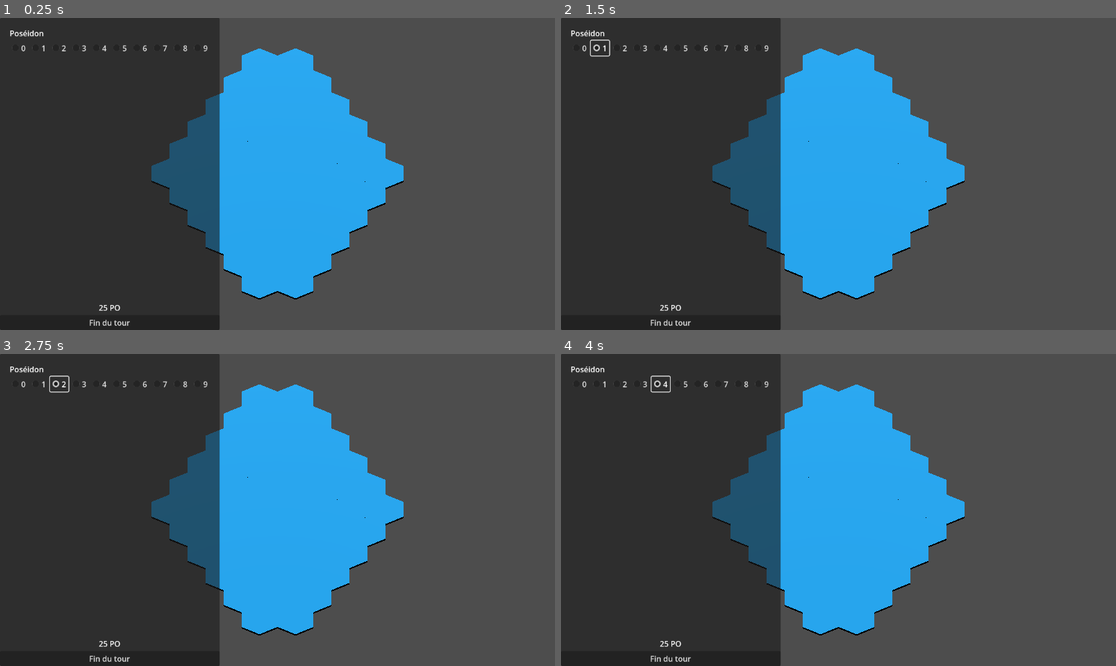
Above: before the commit, frames 1-4 (two rows, left to right).
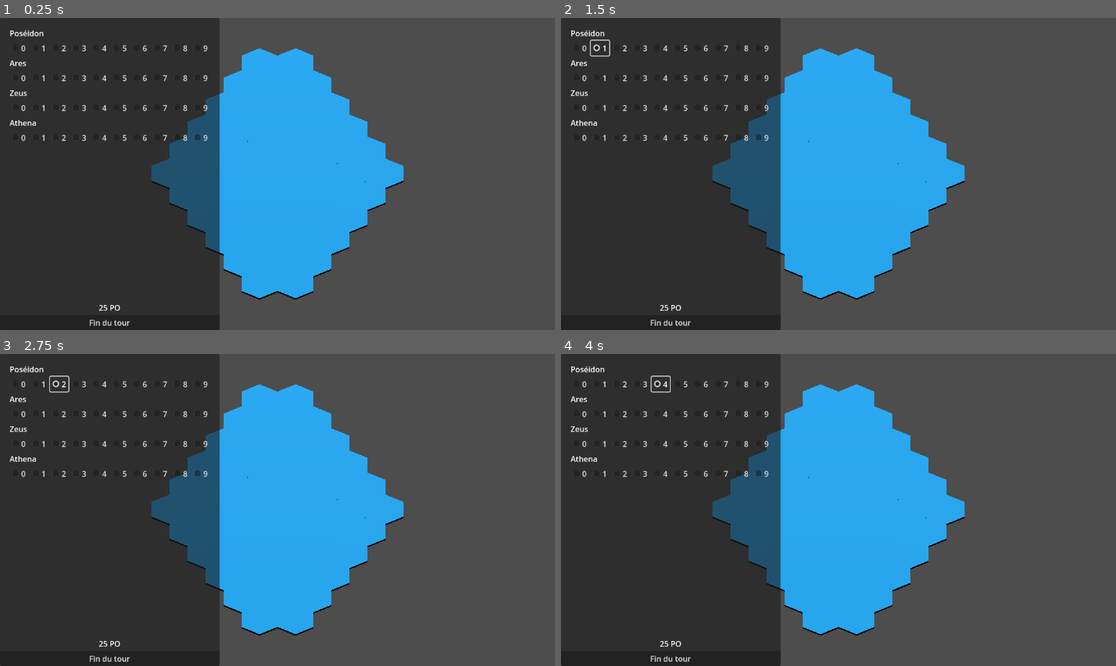
Above: after the commit, the same moments.

Repository: bemug/open-cyclades
Game: Godot game, scene res://entities/maps/test.tscn
Same seed, same stepped clock (60 frames per second), same inputs: the game is played once before the commit and once after it.
Inputs:
- Up to frame 1 (0.25 s): no input
- Up to frame 2 (1.5 s): click "0" at 0.5 s; click "1" at 1.25 s
- Up to frame 3 (2.75 s): click "2" at 2 s
- Up to frame 4 (4 s): click "3" at 2.75 s; click "4" at 3.5 s

The runs differ from the first frame. In frame 1, 0.4% of the frame differs, in the area x 1-38%, y 13-40%; in frame 2, 0.4%; in frame 3, 0.4%; in frame 4, 0.4%.

Commit message:
Factorize gods

Diff:
--- a/entities/maps/test.tscn
+++ b/entities/maps/test.tscn
@@ -1,7 +1,7 @@
 [gd_scene load_steps=3 format=3 uid="uid://dh8ua3r0srcsj"]
 
 [ext_resource type="PackedScene" uid="uid://fsv2txaxkuub" path="res://entities/hexgrid/hexgrid.tscn" id="1_qpkwb"]
-[ext_resource type="ButtonGroup" uid="uid://ddkb0lvan40id" path="res://entities/ui/gods/gods_button_group.tres" id="2_akt41"]
+[ext_resource type="PackedScene" uid="uid://be5tcn58e8101" path="res://entities/ui/god/god.tscn" id="2_7bifm"]
 
 [node name="Test" type="Node3D"]
 
@@ -16,29 +16,26 @@
 [node name="DirectionalLight3D" type="DirectionalLight3D" parent="."]
 transform = Transform3D(1, 0, 0, 0, -4.37114e-08, 1, 0, -1, -4.37114e-08, 0, 4.49736, 0)
 
-[node name="UI" type="PanelContainer" parent="."]
+[node name="SidePanel" type="PanelContainer" parent="."]
 anchors_preset = 9
 anchor_bottom = 1.0
 offset_right = 350.0
 grow_vertical = 2
 
-[node name="MarginContainer" type="MarginContainer" parent="UI"]
+[node name="MarginContainer" type="MarginContainer" parent="SidePanel"]
 layout_mode = 2
 theme_override_constants/margin_left = 20
 theme_override_constants/margin_top = 20
 theme_override_constants/margin_right = 20
 theme_override_constants/margin_bottom = 20
 
-[node name="GodsTrack" type="VBoxContainer" parent="UI/MarginContainer"]
+[node name="GodsTrack" type="VBoxContainer" parent="SidePanel/MarginContainer"]
 layout_mode = 2
 
-[node name="GodContainer" type="VBoxContainer" parent="UI/MarginContainer/GodsTrack"]
+[node name="Poseidon" parent="SidePanel/MarginContainer/GodsTrack" instance=ExtResource("2_7bifm")]
 layout_mode = 2
-size_flags_horizontal = 0
-
-[node name="Name" type="Label" parent="UI/MarginContainer/GodsTrack/GodContainer"]
-layout_mode = 2
-tooltip_text = "Poséidon offre une flotte gratuite.
+god_name = "Poséidon"
+god_tooltip = "Poséidon offre une flotte gratuite.
 -Il est possible d’acheter des flottes supplémentaires comme suit :
 • La deuxième flotte coûte 1 PO
 • La troisième 2 PO
@@ -50,74 +47,66 @@
 Déplacer ses flottes
 Pour 1 PO, le joueur peut déplacer des flottes se trouvant dans la même case de mer et les faire avancer de 3 cases au maximum. Il peut intégrer ou abandonner des flottes au cours de ce déplacement.
 Si des flottes pénètrent dans une case occupée par des flottes adverses, leur mouvement est terminé et une bataille navale s’engage immédiatement."
-mouse_filter = 0
-mouse_default_cursor_shape = 16
-text = "Poséidon"
 
-[node name="Offerings" type="HBoxContainer" parent="UI/MarginContainer/GodsTrack/GodContainer"]
+[node name="Ares" parent="SidePanel/MarginContainer/GodsTrack" instance=ExtResource("2_7bifm")]
 layout_mode = 2
+god_name = "Ares"
+god_tooltip = "Recruter des troupes
+Arès offre une troupe gratuite.
+Il est possible d’acheter des troupes supplémen taires comme suit :
+• La deuxième troupe coûte 2 PO
+• La troisième 3 PO
+• La quatrième 4 PO.
+On ne peut pas acheter ainsi plus de 3 troupes supplémentaires dans le même tour.
+Chaque joueur ne peut pas posséder plus de 8 troupes.
+Les troupes doivent être placées sur des îles contrôlées par le joueur.
 
-[node name="CheckBox0" type="CheckBox" parent="UI/MarginContainer/GodsTrack/GodContainer/Offerings"]
+Déplacer ses troupes
+Pour 1 PO, le joueur peut déplacer tout ou partie des troupes se trouvant sur une île vers une autre île reliée par une chaîne de bateaux à sa couleur.
+• S’il débarque sur une île où sont présentes des troupes adverses, un combat s’engage immédiatement.
+• S’il débarque sur une île ne contenant aucune troupe, il s’en empare sans combat, même si cette île possède une Forteresse.
+• Si ses troupes quittent complètement l’île de départ, il doit y placer un marqueur de territoire. Cette île lui appartient tant qu’aucun adversaire n’y débarque. (Une île possédée par un joueur ne redevient donc jamais neutre).
+Dernière île : il est interdit d’attaquer la dernière île d’un joueur sauf si l’attaquant prouve qu’il peut gagner la partie en réussissant la conquête de cette île.
+Si, par exemple, le joueur qui a choisi Arès possède déjà une Métropole, il a le droit d’attaquer la dernière île d’un joueur si cette dernière contient une Métropole : en cas d’invasion réussie, il remporte la partie."
+
+[node name="Zeus" parent="SidePanel/MarginContainer/GodsTrack" instance=ExtResource("2_7bifm")]
 layout_mode = 2
-button_group = ExtResource("2_akt41")
-text = "0"
+god_name = "Zeus"
+god_tooltip = "Recruter des Prêtres
+Zeus offre un Prêtre gratuit.
+Il est possible d’obtenir un unique Prêtre supplémentaire, pour 4 PO.
+Les Prêtres doivent être placés devant le paravent à la vue de tous.
 
-[node name="CheckBox1" type="CheckBox" parent="UI/MarginContainer/GodsTrack/GodContainer/Offerings"]
+Effet des Prêtres :
+Chaque Prêtre diminue de 1 PO l’offrande à payer au début de chaque cycle.
+Quel que soit le nombre de Prêtres possédés, un joueur doit obligatoirement payer au moins 1 PO pour son offrande (seul l’accès à Apollon est complètement gratuit).
+
+Changer les créatures.
+Pour 1 PO, le joueur peut défausser une carte créature disponible et la remplacer par la première carte de la pioche.
+Cette action peut servir à éliminer une Créature dangereuse à moindre prix ou encore à « chercher » une Créature précise dont le joueur peut avoir besoin."
+
+[node name="Athena" parent="SidePanel/MarginContainer/GodsTrack" instance=ExtResource("2_7bifm")]
 layout_mode = 2
-button_group = ExtResource("2_akt41")
-text = "1"
+god_name = "Athena"
+god_tooltip = "Recruter des Philosophes
+Athéna offre un Philosophe gratuit.
+Il est possible d’obtenir un unique Philosophe complémentaire pour 4 PO.
+Les Philosophes doivent être placés devant le paravent à la vue de tous.
 
-[node name="CheckBox2" type="CheckBox" parent="UI/MarginContainer/GodsTrack/GodContainer/Offerings"]
-layout_mode = 2
-button_group = ExtResource("2_akt41")
-text = "2"
+Effet des Philosophes :
+Dès qu’un joueur obtient un 4ème Philosophe, il doit immédiatement les défausser pour créer une Métropole (voir plus bas)."
 
-[node name="CheckBox3" type="CheckBox" parent="UI/MarginContainer/GodsTrack/GodContainer/Offerings"]
-layout_mode = 2
-button_group = ExtResource("2_akt41")
-text = "3"
-
-[node name="CheckBox4" type="CheckBox" parent="UI/MarginContainer/GodsTrack/GodContainer/Offerings"]
-layout_mode = 2
-button_group = ExtResource("2_akt41")
-text = "4"
-
-[node name="CheckBox5" type="CheckBox" parent="UI/MarginContainer/GodsTrack/GodContainer/Offerings"]
-layout_mode = 2
-button_group = ExtResource("2_akt41")
-text = "5"
-
-[node name="CheckBox6" type="CheckBox" parent="UI/MarginContainer/GodsTrack/GodContainer/Offerings"]
-layout_mode = 2
-button_group = ExtResource("2_akt41")
-text = "6"
-
-[node name="CheckBox7" type="CheckBox" parent="UI/MarginContainer/GodsTrack/GodContainer/Offerings"]
-layout_mode = 2
-button_group = ExtResource("2_akt41")
-text = "7"
-
-[node name="CheckBox8" type="CheckBox" parent="UI/MarginContainer/GodsTrack/GodContainer/Offerings"]
-layout_mode = 2
-button_group = ExtResource("2_akt41")
-text = "8"
-
-[node name="CheckBox9" type="CheckBox" parent="UI/MarginContainer/GodsTrack/GodContainer/Offerings"]
-layout_mode = 2
-button_group = ExtResource("2_akt41")
-text = "9"
-
-[node name="Commands" type="VBoxContainer" parent="UI"]
+[node name="Commands" type="VBoxContainer" parent="SidePanel"]
 layout_mode = 2
 size_flags_vertical = 8
 
-[node name="Gold" type="Label" parent="UI/Commands"]
+[node name="Gold" type="Label" parent="SidePanel/Commands"]
 layout_mode = 2
 size_flags_horizontal = 4
 text = "25 PO"
 horizontal_alignment = 1
 
-[node name="EndTurnButton" type="Button" parent="UI/Commands"]
+[node name="EndTurnButton" type="Button" parent="SidePanel/Commands"]
 layout_mode = 2
 size_flags_vertical = 8
 text = "Fin du tour"
--- /dev/null
+++ b/entities/ui/god/god.gd
@@ -0,0 +1,8 @@
+extends VBoxContainer
+
+@export var god_name : String
+@export_multiline var god_tooltip : String
+
+func _ready() -> void:
+	$Name.text = god_name
+	$Name.tooltip_text = god_tooltip
--- /dev/null
+++ b/entities/ui/god/god.tscn
@@ -0,0 +1,66 @@
+[gd_scene load_steps=3 format=3 uid="uid://be5tcn58e8101"]
+
+[ext_resource type="ButtonGroup" uid="uid://ddkb0lvan40id" path="res://entities/ui/god/gods_button_group.tres" id="1_n40kv"]
+[ext_resource type="Script" path="res://entities/ui/god/god.gd" id="1_u37n5"]
+
+[node name="God" type="VBoxContainer"]
+size_flags_horizontal = 0
+script = ExtResource("1_u37n5")
+
+[node name="Name" type="Label" parent="."]
+layout_mode = 2
+mouse_filter = 0
+mouse_default_cursor_shape = 16
+
+[node name="Offerings" type="HBoxContainer" parent="."]
+layout_mode = 2
+
+[node name="CheckBox0" type="CheckBox" parent="Offerings"]
+layout_mode = 2
+button_group = ExtResource("1_n40kv")
+text = "0"
+
+[node name="CheckBox1" type="CheckBox" parent="Offerings"]
+layout_mode = 2
+button_group = ExtResource("1_n40kv")
+text = "1"
+
+[node name="CheckBox2" type="CheckBox" parent="Offerings"]
+layout_mode = 2
+button_group = ExtResource("1_n40kv")
+text = "2"
+
+[node name="CheckBox3" type="CheckBox" parent="Offerings"]
+layout_mode = 2
+button_group = ExtResource("1_n40kv")
+text = "3"
+
+[node name="CheckBox4" type="CheckBox" parent="Offerings"]
+layout_mode = 2
+button_group = ExtResource("1_n40kv")
+text = "4"
+
+[node name="CheckBox5" type="CheckBox" parent="Offerings"]
+layout_mode = 2
+button_group = ExtResource("1_n40kv")
+text = "5"
+
+[node name="CheckBox6" type="CheckBox" parent="Offerings"]
+layout_mode = 2
+button_group = ExtResource("1_n40kv")
+text = "6"
+
+[node name="CheckBox7" type="CheckBox" parent="Offerings"]
+layout_mode = 2
+button_group = ExtResource("1_n40kv")
+text = "7"
+
+[node name="CheckBox8" type="CheckBox" parent="Offerings"]
+layout_mode = 2
+button_group = ExtResource("1_n40kv")
+text = "8"
+
+[node name="CheckBox9" type="CheckBox" parent="Offerings"]
+layout_mode = 2
+button_group = ExtResource("1_n40kv")
+text = "9"
--- a/entities/ui/gods/gods_button_group.tres
+++ b/entities/ui/god/gods_button_group.tres
@@ -1,4 +1,5 @@
 [gd_resource type="ButtonGroup" format=3 uid="uid://ddkb0lvan40id"]
 
 [resource]
+resource_local_to_scene = false
 allow_unpress = true
